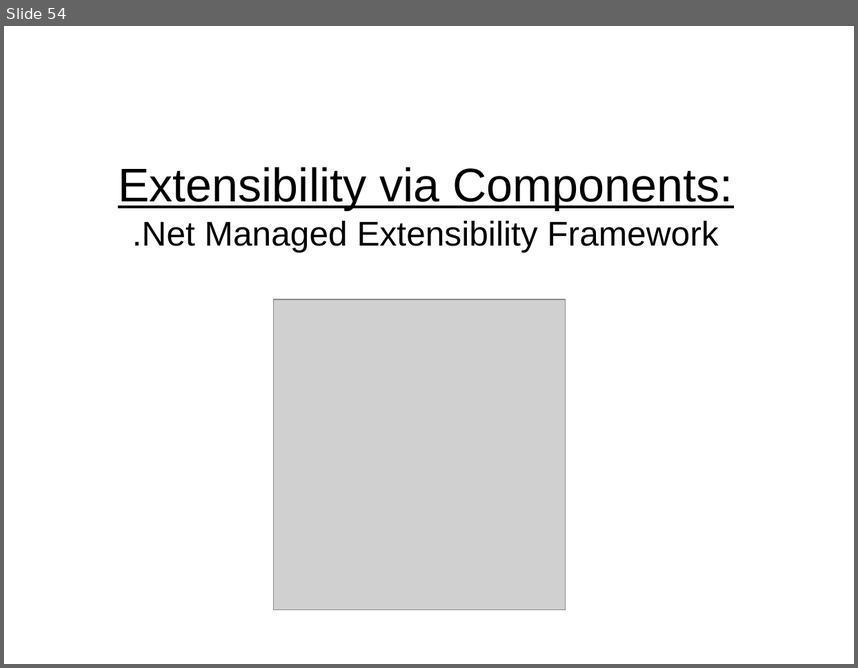
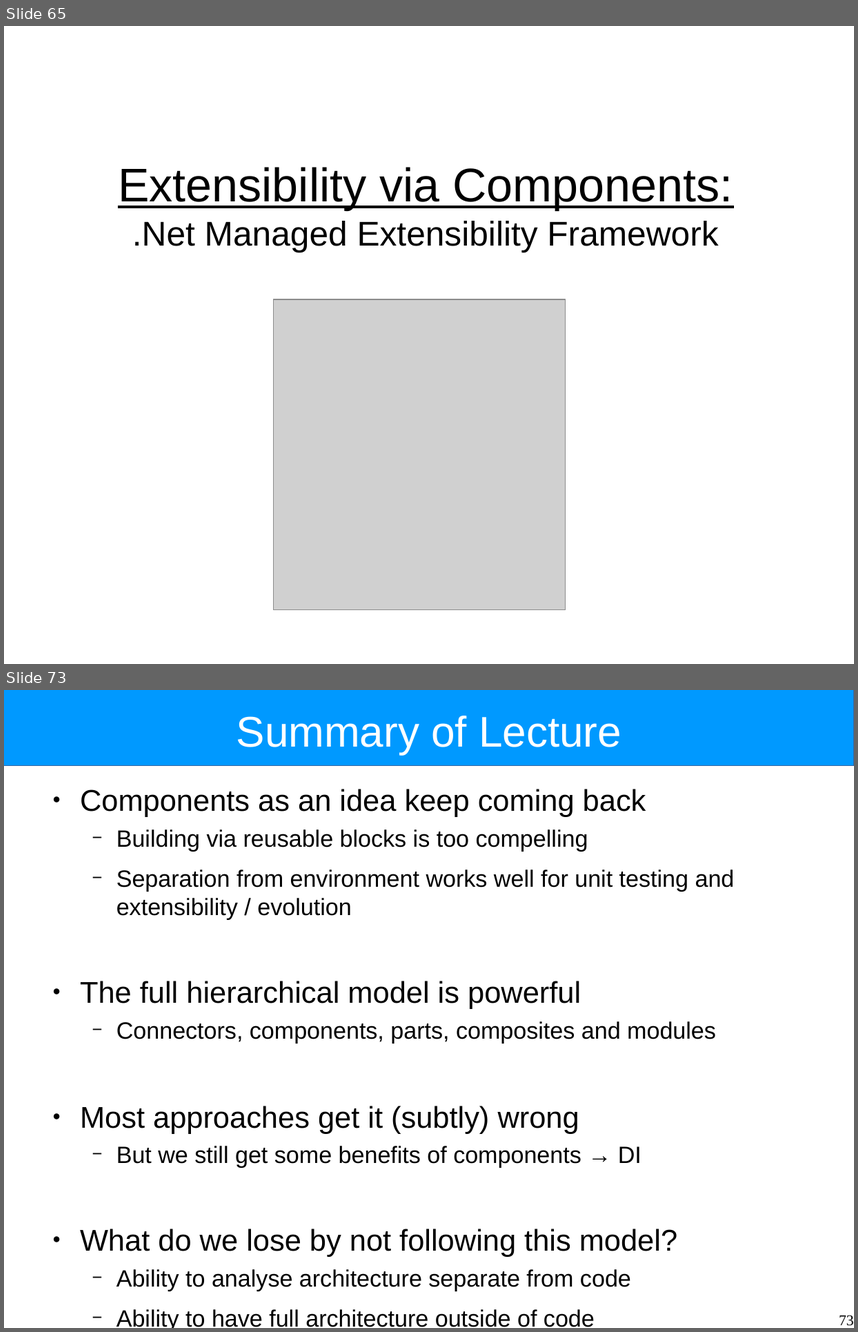
Before and after one commit to Intrinsarc/intrinsarc-evolve, a slide deck: Academic Work/lectures/components.odp. Shown one above the other, each under a label of ours: slide 54 before the commit, slides 65 and 73 after it; the slides between them are not shown. The pictures are 858x668 and 858x1332 pixels, drawn with LibreOffice and Linux fonts; fonts in the diff are those of the drawing; grey boxes stand for pictures. Boxes give left, top, right and bottom in pixels: in the first picture for what was removed or moved away, otherwise in the second. Text is boxed around its words. In the diff, an @@ line names an element or a change of style, - is before the commit and + after.

```diff
--- a/Academic Work/lectures/components.odp
+++ b/Academic Work/lectures/components.odp
@@ slide 73 added at bbox=[4, 690, 854, 1328], background #FFFFFF @@
@@ rectangle added at bbox=[4, 690, 854, 766], fill #0099FF, outline #3465A4 0 pt @@
@@ title added at bbox=[237, 716, 622, 755], 40 pt, text #FFFFFF @@
+Summary of Lecture
@@ text added at bbox=[80, 789, 735, 1328], 22 pt, text #000000 @@
+● Components as an idea keep coming back
+  − Building via reusable blocks is too compelling
+  − Separation from environment works well for unit testing and extensibility / evolution
+● The full hierarchical model is powerful
+  − Connectors, components, parts, composites and modules
+● Most approaches get it (subtly) wrong
+  − But we still get some benefits of components → DI
+● What do we lose by not following this model?
+  − Ability to analyse architecture separate from code
+  − Ability to have full architecture outside of code
@@ page number added at bbox=[839, 1314, 854, 1325], 14 pt, text #000000 @@
+73
@@ what was slide 54 is now slide 65 @@
```
Also in this commit, not shown: 13 slides changed, 24 other slides added, 9 slides removed, 3 other files.
